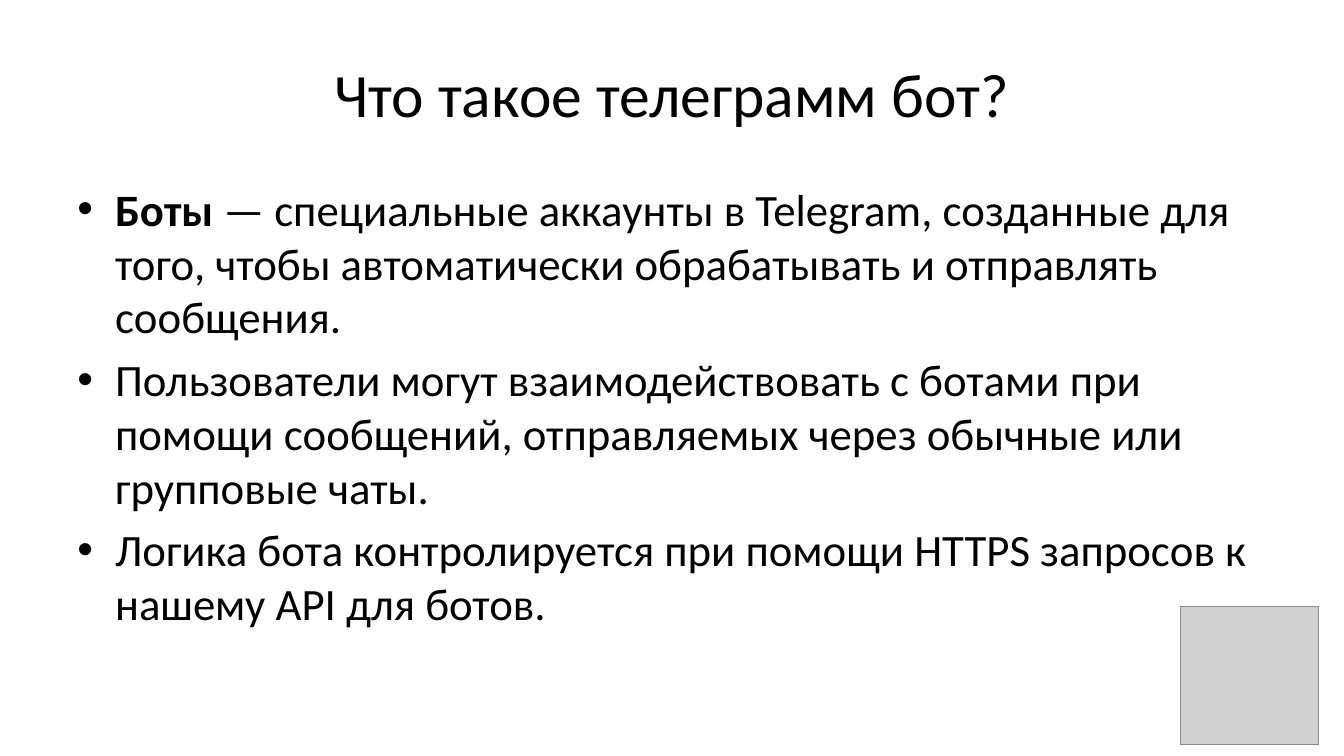
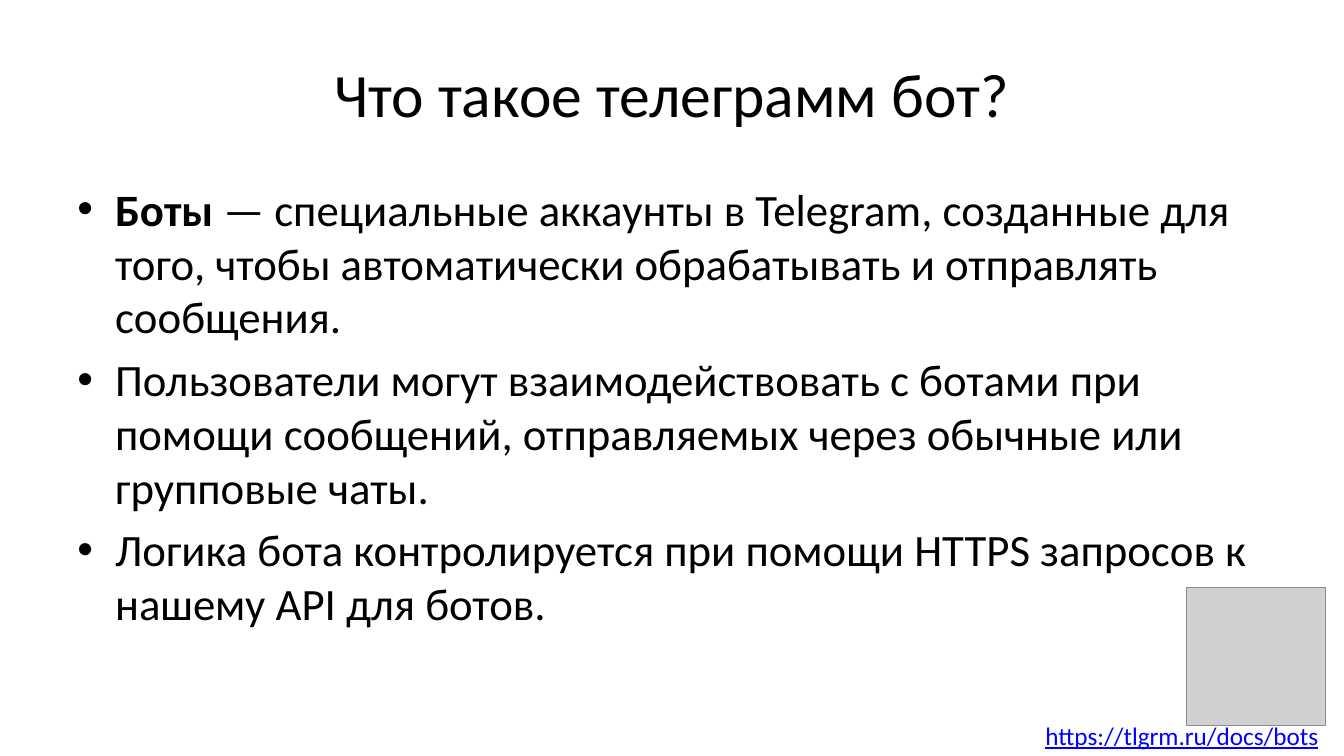
Before and after one commit to openlesson/java-telegram-bot, a slide deck: slide 3 of docs/lesson_telegram_bot.pptx. Drawn at 1344x756 pixels with LibreOffice and Linux fonts; fonts in the diff are those of the drawing; grey boxes stand for pictures. Boxes give left, top, right and bottom in pixels: in the first picture for what was removed or moved away, otherwise in the second. Text is boxed around its words. In the diff, an @@ line names an element or a change of style, - is before the commit and + after.

```diff
--- a/docs/lesson_telegram_bot.pptx
+++ b/docs/lesson_telegram_bot.pptx
@@ picture: place and size @@
-picture at bbox=[1181, 606, 1320, 745]
+picture at bbox=[1187, 587, 1326, 726]
@@ text added at bbox=[1045, 724, 1318, 750], 18 pt, text #0000FF, underline @@
+https://tlgrm.ru/docs/bots
```
Also in this commit, not shown: 2 other slides changed, 4 slides added, 2 slides removed.
